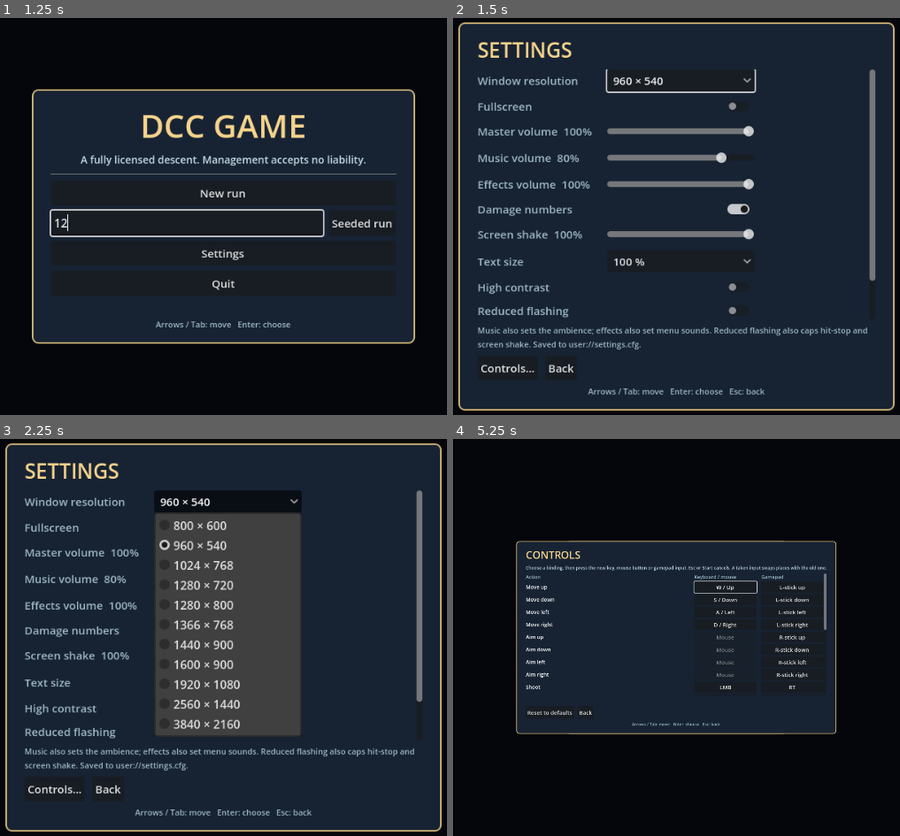
Above: before the commit, frames 1-4 (two rows, left to right).
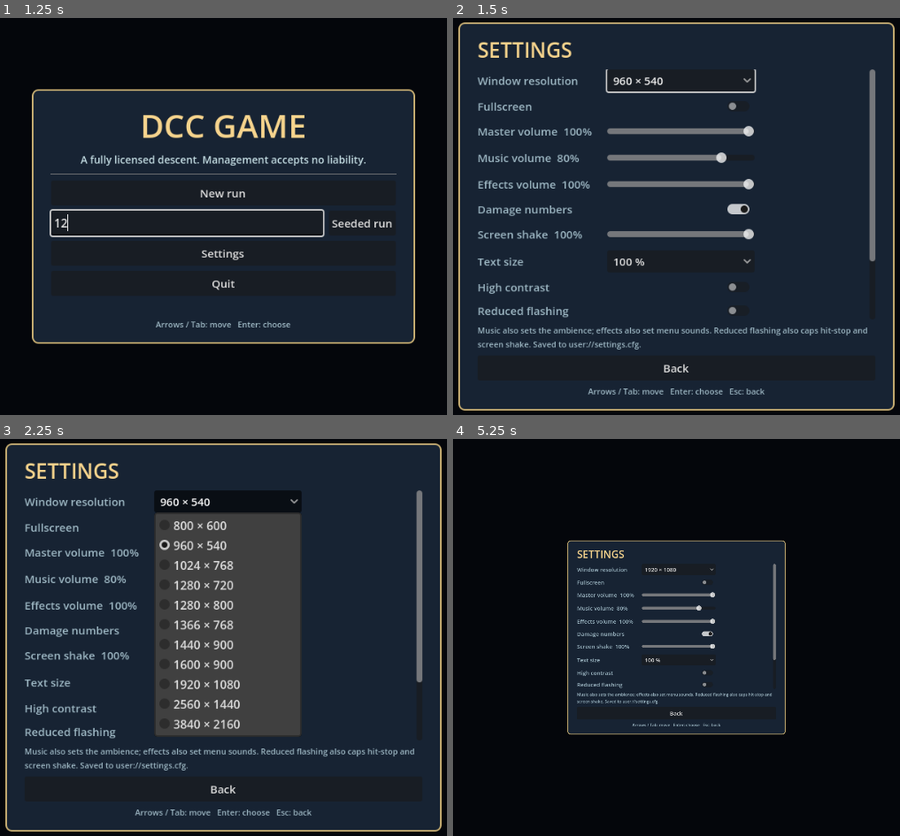
Above: after the commit, the same moments.

Repository: DrFlGd/DCC-Game
Game: Godot game, scene res://scenes/Main.tscn
Two runs of this game, one before a commit and one after it. Both use one fixed random seed, a clock stepped at 60 frames per second and the inputs below.
Inputs (mouse positions are in pixels of both pictures, inside the frame that each line leads up to):
- Up to frame 1 (1.25 s): click (187, 224) at 0.52 s; type "12" at 0.6 s
- Up to frame 2 (1.5 s): click "Settings" at 1.25 s
- Up to frame 3 (2.25 s): click "960 × 540" at 2 s
- Up to frame 4 (5.25 s): click "100 %" at 2.75 s; click "Settings" at 3.5 s; click "1920 × 1080" at 4.25 s; click "Controls…" (after the commit: "Remap controls…") at 5 s

Frame 1 is identical in both runs. In frame 2, 0.3% of the frame differs, in the area x 6-95%, y 60-90%; in frame 3, 0.3%; in frame 4, 14%, in the area x 14-86%, y 25-75%.

Commit message:
fix(ui): gamepad audit follow-ups and traversal tests
Remap controls moves into the settings grid so the D-pad reaches it; the
pause menu's button rows get explicit left/right neighbours (left from a
row no longer jumps to Resume); summary and banked-point hints and HUD
interaction prompts name the live bindings. menu_integration_test drives
title -> settings -> controls -> back and the pause menu, inventory and
map with synthesized joypad events; input_test adds choice-dialog B and
the settings rebuild.

Co-Authored-By: Claude Opus 5.5 <noreply@anthropic.com>
Claude-Session: https://claude.ai/code/session_01EM63T54v9FzWKhwMLGhyYJ

Diff:
--- a/game/scripts/character_menu.gd
+++ b/game/scripts/character_menu.gd
@@ -119,6 +119,19 @@
 ## Live key name of `action` for the last-used device.
 static func key_name(action: String) -> String:
     return InputBindings.hint(action)
+
+
+## Explicit left / right neighbours along a row of buttons (wrapping), so the
+## D-pad walks the row instead of jumping to a wider control below it.
+static func link_row(row: Container) -> void:
+    var buttons: Array = []
+    for child in row.get_children():
+        if child is Control and (child as Control).focus_mode != Control.FOCUS_NONE:
+            buttons.append(child)
+    for i in range(buttons.size()):
+        var here: Control = buttons[i]
+        here.focus_neighbor_left = here.get_path_to(buttons[(i - 1 + buttons.size()) % buttons.size()])
+        here.focus_neighbor_right = here.get_path_to(buttons[(i + 1) % buttons.size()])
 
 
 ## Focusable list wrapper so a gamepad can scroll it (see _input).
@@ -553,6 +566,8 @@
     var resume := _button("Resume game  (%s)" % key_name("pause"), Callable(self, "_resume"))
     resume.name = "resume"
     content.add_child(resume)
+    link_row(row)
+    link_row(resolution_row)
     content.add_child(_text("%s: move   %s: aim   %s: shoot   %s: melee   %s / %s: skills   %s" % [
         InputBindings.move_hint(), InputBindings.aim_hint(), key_name("fire"), key_name("melee"),
         key_name("use_skill_1"), key_name("use_skill_2"),
--- a/game/scripts/game.gd
+++ b/game/scripts/game.gd
@@ -505,7 +505,8 @@
     if state == State.RUNNING:
         shown = door_lock.prompt() if door_lock.prompt() != "" else (
             items.prompt if items.prompt != "" else services.prompt)
-    hud.prompt = shown
+    # Wave 3C: prompts are written with "[E]"; show the live interact binding.
+    hud.prompt = shown.replace("[E]", "[%s]" % InputBindings.hint("interact"))
     hud.hover = items.hover if state == State.RUNNING else {}
     # Wave 3C: the gamepad reticle (hidden for mouse aim).
     hud.reticle = player.reticle_point() if state == State.RUNNING \
@@ -670,8 +671,8 @@
     character_menu.close_menu()
     _change_state(State.RUNNING)
     var banked: String = "" if RunState.skill_points <= 0 else \
-        "  |  %d skill point%s banked (Esc > Skills)" % [RunState.skill_points,
-            "" if RunState.skill_points == 1 else "s"]
+        "  |  %d skill point%s banked (%s > Skills)" % [RunState.skill_points,
+            "" if RunState.skill_points == 1 else "s", InputBindings.hint("pause")]
     Events.say("Level %d stats confirmed. HP %d/%d  AC %d%s" % [
         RunState.level, RunState.hp, RunState.max_hp, RunState.ac, banked], "progression")
 
--- a/game/scripts/ui/settings_screen.gd
+++ b/game/scripts/ui/settings_screen.gd
@@ -6,7 +6,7 @@
 ## when Back (or Esc, routed by Game) closes the page.
 ##
 ## Wave 3C: accessibility rows (text size, high contrast, reduced flash,
-## colour-blind telegraphs, gamepad aim assist) and a "Controls…" button that
+## colour-blind telegraphs, gamepad aim assist) and a "Remap controls…" row that
 ## opens the controls screen (ui/controls_screen.gd, a child of this node).
 ## Rebinding there is relayed as setting_changed("input_bindings", overrides)
 ## so Game saves it like any other setting. Changing text size or contrast
@@ -116,6 +116,11 @@
     grid.add_child(_toggle("colorblind_telegraphs"))
     grid.add_child(_label("Gamepad aim assist"))
     grid.add_child(_toggle("aim_assist"))
+    # Last row of the grid so D-pad down reaches it before Back.
+    grid.add_child(_label("Controls"))
+    controls_button = _button("Remap controls…", open_controls)
+    controls_button.name = "controls"
+    grid.add_child(controls_button)
     _update_labels()
 
     var note := _text("Music also sets the ambience; effects also set menu sounds. Reduced flashing"
@@ -123,15 +128,9 @@
     note.autowrap_mode = TextServer.AUTOWRAP_WORD_SMART
     note.custom_minimum_size.x = 540
     content.add_child(note)
-    var row := HBoxContainer.new()
-    row.add_theme_constant_override("separation", 10)
-    content.add_child(row)
-    controls_button = _button("Controls…", open_controls)
-    controls_button.name = "controls"
-    row.add_child(controls_button)
     back_button = _button("Back", close)
     back_button.name = "back"
-    row.add_child(back_button)
+    content.add_child(back_button)
     _add_hint(content)
     var target: Node = center.find_child(focus_name, true, false) if focus_name != "" else null
     if target is Control:
--- a/game/scripts/ui/summary_screen.gd
+++ b/game/scripts/ui/summary_screen.gd
@@ -64,8 +64,15 @@
     actions.add_child(retry_button)
     actions.add_child(_button("New run", func(): new_run_requested.emit()))
     actions.add_child(_button("Title", func(): title_requested.emit()))
-    content.add_child(_text("R: retry seed   N: new run", 11, MUTED, HORIZONTAL_ALIGNMENT_CENTER))
+    # Wave 3C: worded for the last-used device (R / N are keyboard shortcuts).
+    _add_hint(content)
     retry_button.grab_focus()
+
+
+func _hint_text() -> String:
+    if InputBindings.is_gamepad():
+        return nav_hint("", false)
+    return "R: retry seed   N: new run   " + nav_hint("", false)
 
 
 func copy_seed() -> void:
--- a/game/tests/input_test.gd
+++ b/game/tests/input_test.gd
@@ -39,6 +39,7 @@
     _test_reduced_flash()
     _test_device_names()
     await _test_controls_screen()
+    await _test_menus_live()
     await _test_live_gamepad_aim()
     InputBindings.reset_defaults()
     InputBindings.device = InputBindings.KEYBOARD
@@ -430,6 +431,48 @@
     await process_frame
 
 
+## Choice dialog B, and the settings page rebuilding for text size / contrast.
+func _test_menus_live() -> void:
+    var dialog = load("res://scripts/ui/choice_dialog.gd").new()
+    get_root().add_child(dialog)
+    var cancelled: Array = []
+    dialog.cancelled.connect(func(): cancelled.append(true))
+    dialog.open("Shrine", "An offer.", [{"id": "a", "label": "Accept"}])
+    var b := InputEventJoypadButton.new()
+    b.button_index = JOY_BUTTON_B
+    b.pressed = true
+    dialog._input(b)
+    check(not dialog.is_open() and cancelled.size() == 1, "B cancels the choice dialog")
+    dialog.queue_free()
+    var page = load("res://scripts/ui/settings_screen.gd").new()
+    get_root().add_child(page)
+    var scratch = Settings.new(SCRATCH)
+    var seen: Array = []
+    page.setting_changed.connect(func(key, _value): seen.append(key))
+    page.open(scratch)
+    await process_frame
+    check(page.controls_button != null and page.center.find_child("text_scale", true, false) != null
+        and page.center.find_child("reduced_flash", true, false) != null, "settings lists the 3C rows")
+    var before_size: int = page.back_button.get_theme_font_size("font_size")
+    var shared = Settings.shared()
+    var shared_scale: float = shared.text_scale
+    shared.set_value("text_scale", 1.5)
+    check(page.change("text_scale", 1.5) and seen.has("text_scale"), "text size change emitted")
+    await process_frame
+    check(page.back_button.get_theme_font_size("font_size") > before_size, "page rebuilt at the new size")
+    check(page.center.find_child("text_scale", true, false) == get_root().gui_get_focus_owner(),
+        "focus kept on the text size row")
+    shared.set_value("text_scale", shared_scale)
+    page.open_controls()
+    check(page.controls_screen.is_open(), "Remap controls opens the controls screen")
+    page.back()
+    check(not page.controls_screen.is_open() and page.is_open(), "back closes controls first")
+    page.back()
+    check(not page.is_open(), "then the settings page")
+    page.queue_free()
+    await process_frame
+
+
 func _test_live_gamepad_aim() -> void:
     var events: Node = get_root().get_node("Events")
     var devices: Array = []
--- a/game/tests/menu_integration_test.gd
+++ b/game/tests/menu_integration_test.gd
@@ -3,6 +3,9 @@
 ## Run after import: godot --headless --path game --script res://tests/menu_integration_test.gd
 ## Game scripts reference the Events/RunState autoloads, so they are load()ed at
 ## runtime instead of preloaded (see tests/run_all.sh).
+## Wave 3C: a gamepad-only traversal (title -> Settings -> Controls -> back)
+## with synthesized InputEventJoypadButtons through Input.parse_input_event,
+## so D-pad focus moves, A confirms and B backs out on the real screens.
 var failures := 0
 
 
@@ -23,10 +26,102 @@
     return event
 
 
+## Presses and releases gamepad `button`, letting the engine dispatch both.
+func _pad(button: JoyButton) -> void:
+    for pressed in [true, false]:
+        var event := InputEventJoypadButton.new()
+        event.device = 0
+        event.button_index = button
+        event.pressed = pressed
+        Input.parse_input_event(event)
+        await process_frame
+
+
+func _focus() -> Control:
+    return get_root().gui_get_focus_owner()
+
+
+## D-pad down until `target` has focus (at most `limit` presses).
+func _pad_down_to(target: Control, limit: int) -> bool:
+    for _i in range(limit):
+        if _focus() == target:
+            return true
+        await _pad(JOY_BUTTON_DPAD_DOWN)
+    return _focus() == target
+
+
+## Wave 3C: title -> Settings -> Controls -> B -> B with the gamepad alone.
+func _gamepad_traversal(game) -> void:
+    await process_frame
+    var title = game.title_screen
+    check(game.state == game.State.TITLE and _focus() == title.new_run_button,
+        "gamepad: title focuses New run")
+    var settings_button: Button = null
+    for node in title.center.find_children("*", "Button", true, false):
+        if (node as Button).text == "Settings":
+            settings_button = node
+    check(await _pad_down_to(settings_button, 6), "gamepad: D-pad reaches Settings (focus %s)" % [_focus()])
+    await _pad(JOY_BUTTON_A)
+    var settings = game.settings_screen
+    check(settings.is_open(), "gamepad: A opens settings")
+    check(_focus() != null and _focus().name == "resolution", "gamepad: settings focuses its first row")
+    check(await _pad_down_to(settings.controls_button, 24), "gamepad: D-pad reaches Remap controls (focus %s)"
+        % [_focus()])
+    await _pad(JOY_BUTTON_A)
+    var controls = settings.controls_screen
+    check(controls.is_open() and _focus() == controls.binding_button("move_up", "kbm"),
+        "gamepad: A opens the controls screen with the first binding focused")
+    await _pad(JOY_BUTTON_DPAD_DOWN)
+    check(_focus() == controls.binding_button("move_down", "kbm"), "gamepad: D-pad moves down the bindings")
+    await _pad(JOY_BUTTON_B)
+    check(not controls.is_open() and settings.is_open() and _focus() == settings.controls_button,
+        "gamepad: B closes controls back to Settings")
+    await _pad(JOY_BUTTON_B)
+    check(not settings.is_open() and game.state == game.State.TITLE and title.is_open()
+        and _focus() == title.new_run_button, "gamepad: B closes settings back to the title")
+
+
+## Wave 3C: Start pauses, D-pad up / left reach Inventory, A opens it with its list
+## focused, B returns to the overview, B resumes; Back opens the map and B
+## closes it.
+func _gamepad_pause(game) -> void:
+    game.start_run(424242)
+    await process_frame
+    var ui = game.character_menu
+    await _pad(JOY_BUTTON_START)
+    check(ui.mode == "pause" and game.state == game.State.PAUSED, "gamepad: Start pauses")
+    var inventory: Button = null
+    for node in ui.center.find_children("*", "Button", true, false):
+        if (node as Button).text == "Inventory":
+            inventory = node
+    var reached := false
+    await _pad(JOY_BUTTON_DPAD_UP)
+    for _i in range(6):
+        if _focus() == inventory:
+            reached = true
+            break
+        await _pad(JOY_BUTTON_DPAD_LEFT)
+    check(reached, "gamepad: D-pad reaches Inventory (focus %s)" % [_focus()])
+    await _pad(JOY_BUTTON_A)
+    check(ui.page == "inventory" and _focus() is ScrollContainer, "gamepad: inventory list focused")
+    await _pad(JOY_BUTTON_B)
+    check(ui.mode == "pause" and ui.page == "overview" and _focus() != null,
+        "gamepad: B returns to the pause overview")
+    await _pad(JOY_BUTTON_B)
+    check(ui.mode == "closed" and game.state == game.State.RUNNING, "gamepad: B on the overview resumes")
+    await _pad(JOY_BUTTON_BACK)
+    check(game.state == game.State.MAP, "gamepad: Back opens the map from the HUD")
+    await _pad(JOY_BUTTON_B)
+    check(game.state == game.State.RUNNING, "gamepad: B closes the map")
+
+
 func _run() -> void:
     var run_state: Node = get_root().get_node("RunState")
     var game = load("res://scenes/Main.tscn").instantiate()
     get_root().add_child(game)
+    await _gamepad_traversal(game)
+    await _gamepad_pause(game)
+    game.show_title()
     var ui = game.character_menu
     check(game.name == "Game", "scene root is the Game node")
     for child in ["Player", "Combat", "RoomRenderer", "Hud", "CharacterMenu"]:
Not shown, added: game/tests/input_test.gd.uid
